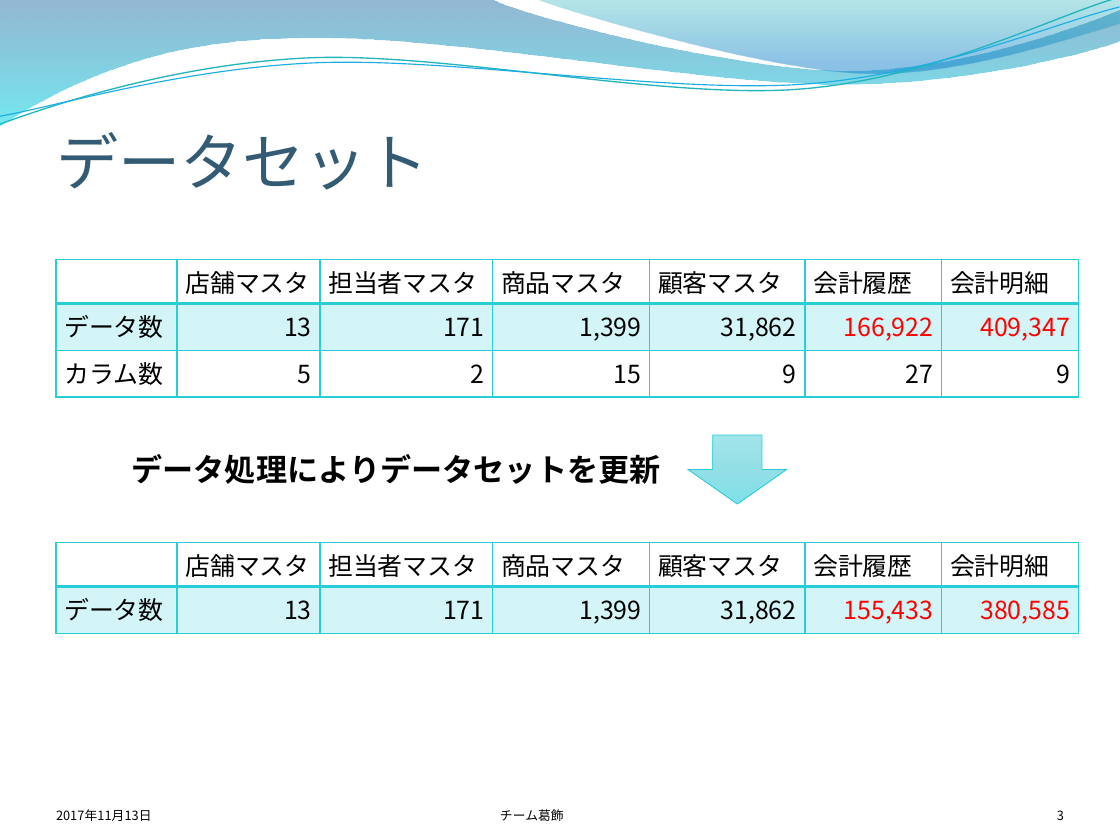
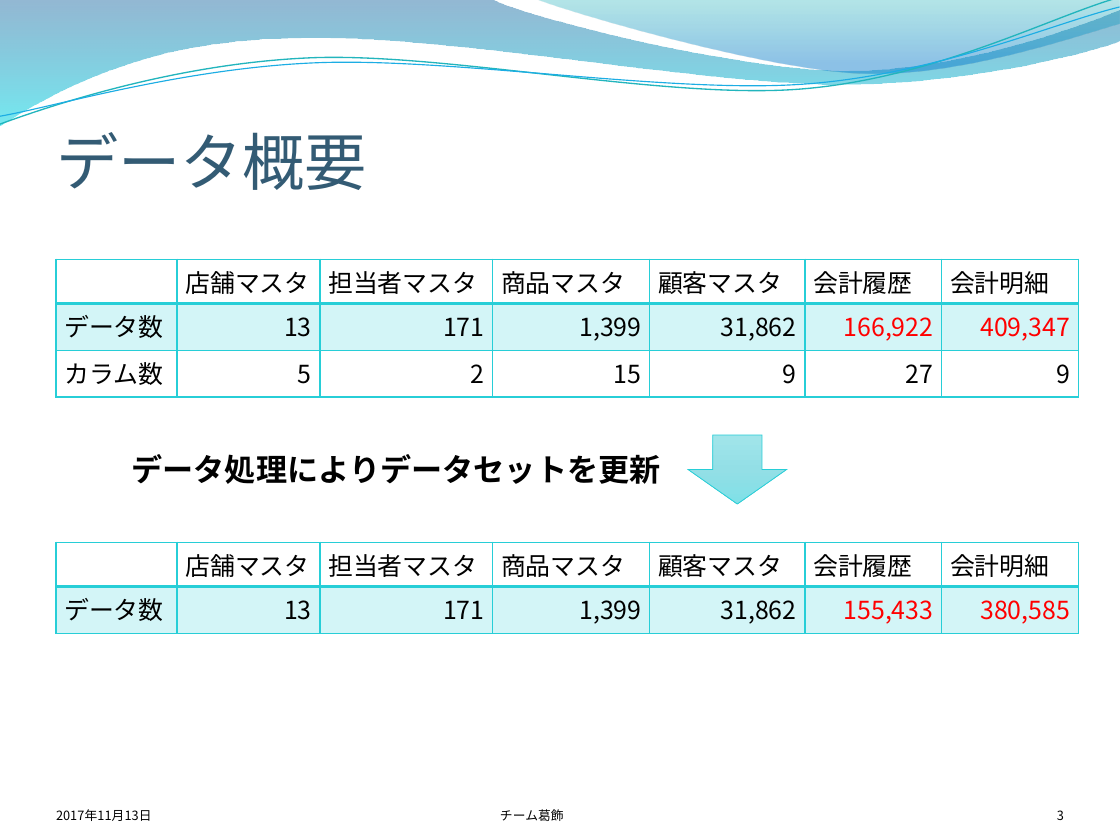
Before and after one commit to takuto0831/DataComp2017, a slide deck: slide 3 of report/中間報告改2.pptx. Drawn at 1120x840 pixels with LibreOffice and Linux fonts; fonts in the diff are those of the drawing; background and template pictures are left out. Boxes give left, top, right and bottom in pixels: in the first picture for what was removed or moved away, otherwise in the second. Text is boxed around its words. In the diff, an @@ line names an element or a change of style, - is before the commit and + after.

```diff
--- a/report/中間報告改2.pptx
+++ b/report/中間報告改2.pptx
@@ title at bbox=[56, 132, 367, 190]: text changed @@
-データセット
+データ概要
```
Also in this commit, not shown: 8 other slides changed, 2 other files.
